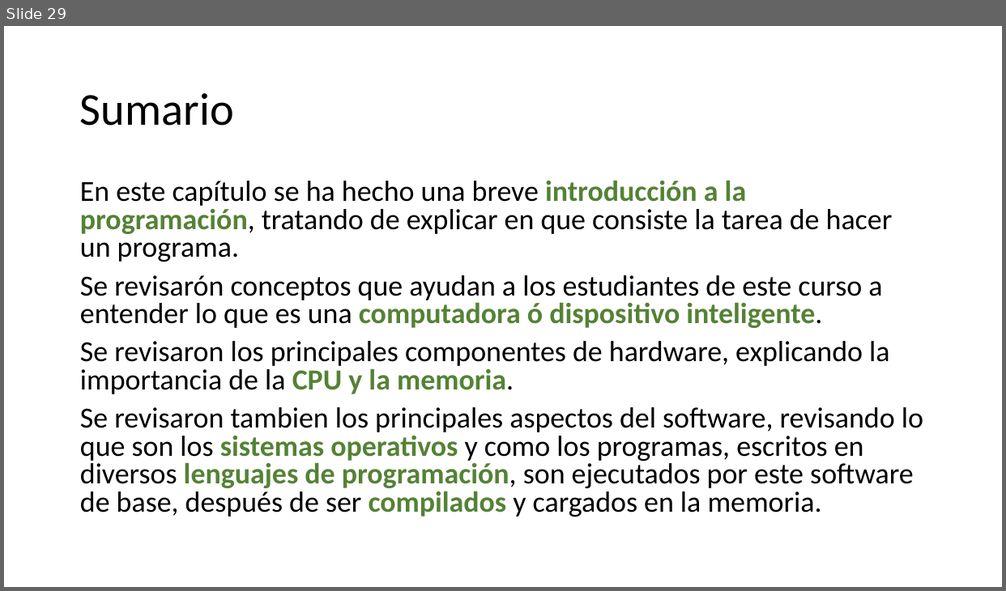
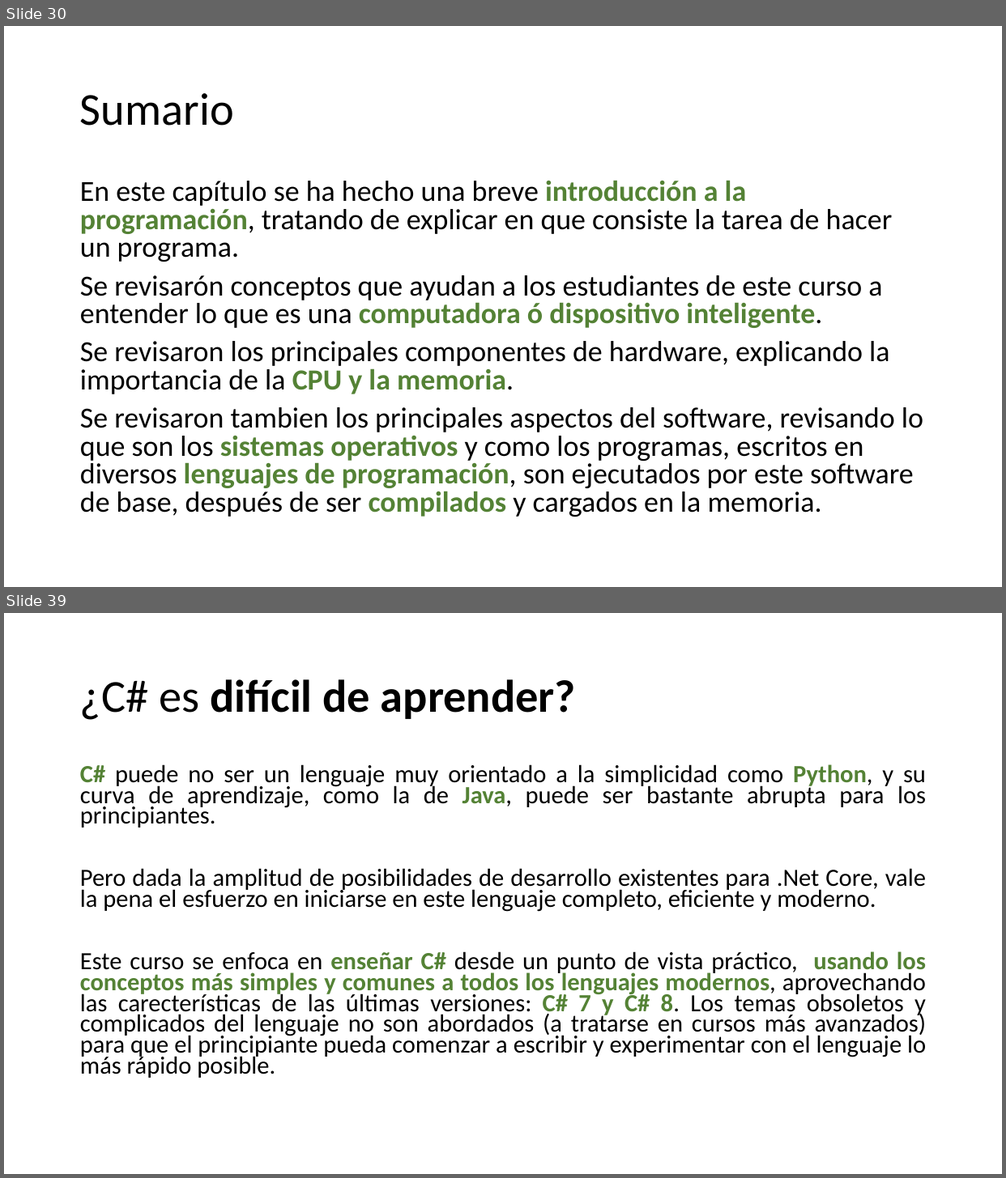
Before and after one commit to AlbertOsinaga/CursoCSharp__8, a slide deck: C# para principiantes.pptx. Shown one above the other, each under a label of ours: slide 29 before the commit, slides 30 and 39 after it; the slides between them are not shown. The pictures are 1006x591 and 1006x1178 pixels, drawn with LibreOffice and Linux fonts; fonts in the diff are those of the drawing. Boxes give left, top, right and bottom in pixels: in the first picture for what was removed or moved away, otherwise in the second. Text is boxed around its words. In the diff, an @@ line names an element or a change of style, - is before the commit and + after.

```diff
--- a/C# para principiantes.pptx
+++ b/C# para principiantes.pptx
@@ slide 39 added at [4, 613, 1002, 1174], background #FFFFFF @@
@@ title added at [80, 679, 576, 720], 44 pt, text #000000, bold @@
+¿C# es difícil de aprender?
@@ text added at [80, 764, 927, 1078], 23.8 pt, text #000000 @@
+C# puede no ser un lenguaje muy orientado a la simplicidad como Python, y su curva de aprendizaje, como la de Java, puede ser bastante abrupta para los principiantes.
+Pero dada la amplitud de posibilidades de desarrollo existentes para .Net Core, vale la pena el esfuerzo en iniciarse en este lenguaje completo, eficiente y moderno.
+Este curso se enfoca en enseñar C# desde un punto de vista práctico, usando los conceptos más simples y comunes a todos los lenguajes modernos, aprovechando las carecterísticas de las últimas versiones: C# 7 y C# 8. Los temas obsoletos y complicados del lenguaje no son abordados (a tratarse en cursos más avanzados) para que el principiante pueda comenzar a escribir y experimentar con el lenguaje lo más rápido posible.
@@ what was slide 29 is now slide 30 @@
```
Also in this commit, not shown: 1 slide changed, 17 other slides added, 11 other files.
